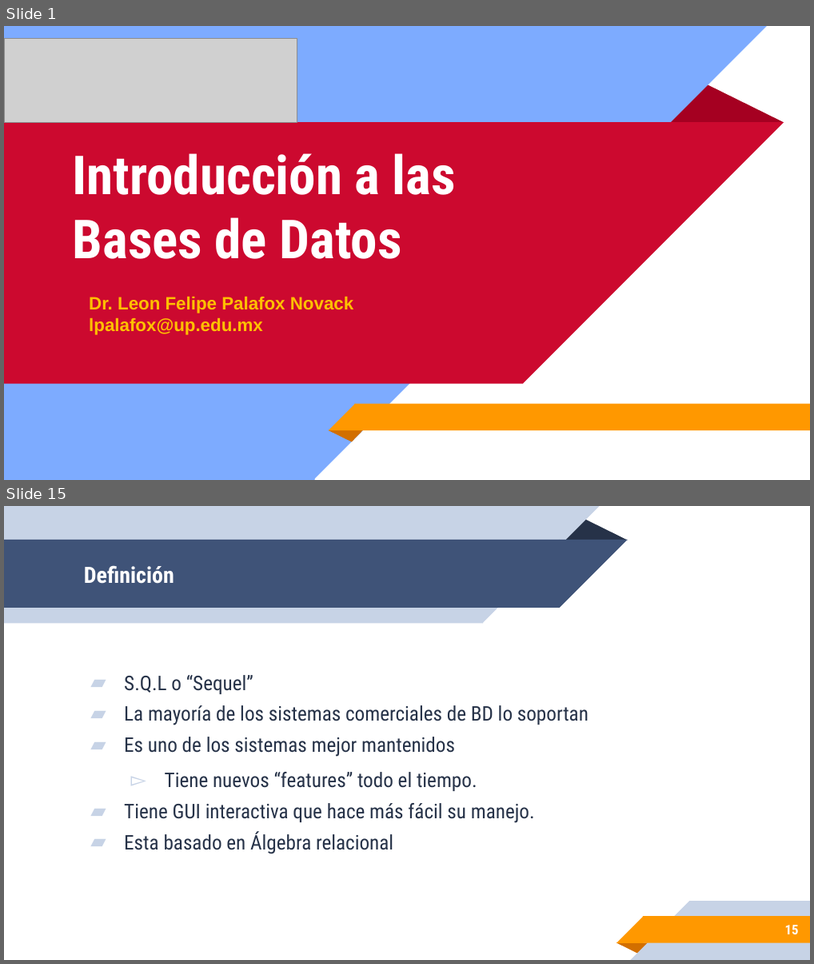
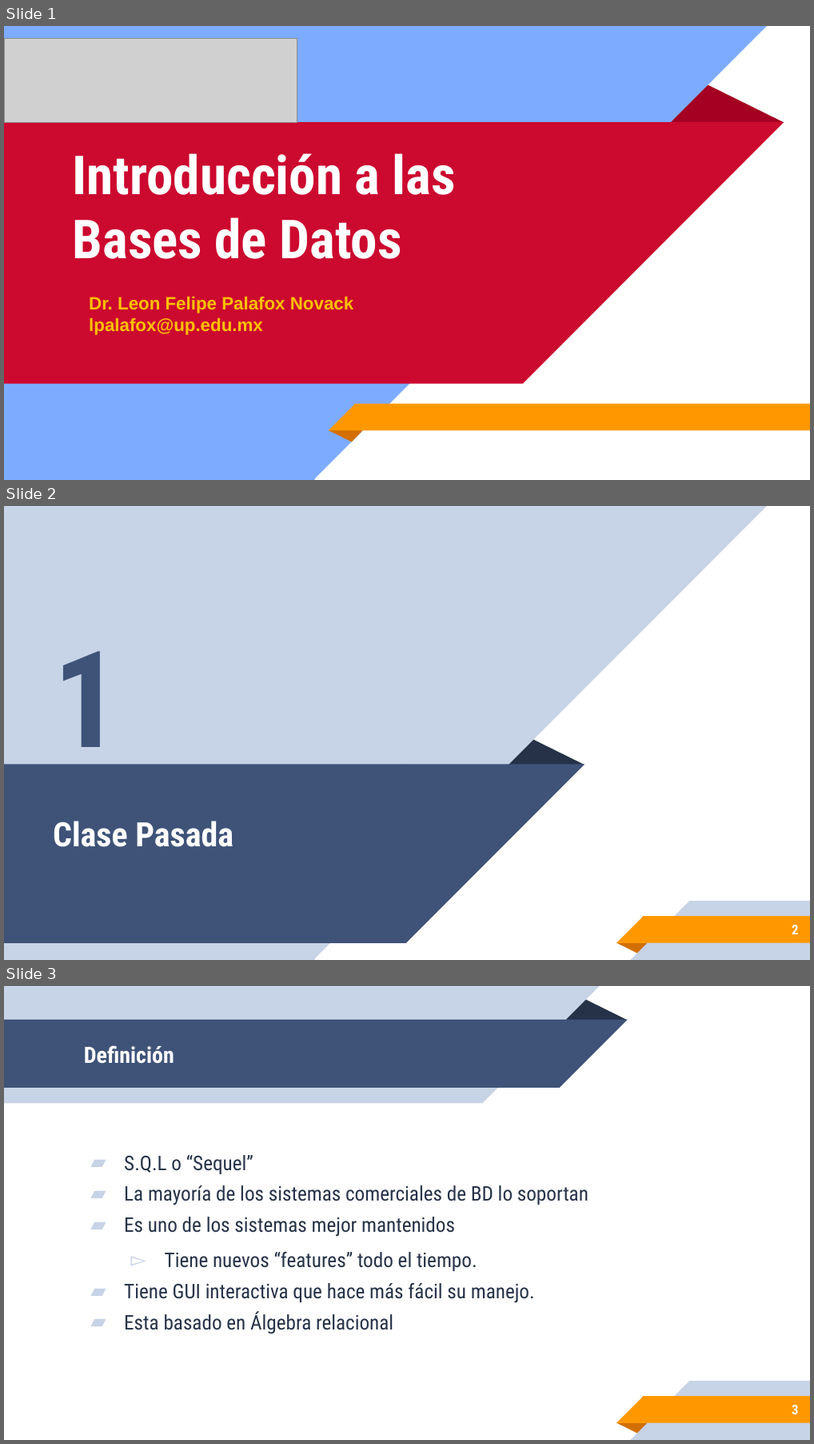
Before and after one commit to leonpalafox/dbclase, a slide deck: Slides/Clase_14_2018.pptx. Shown one above the other, each under a label of ours: slides 1 and 15 before the commit, slides 1, 2 and 3 after it; the slides between them are not shown. The pictures are 814x964 and 814x1444 pixels, drawn with LibreOffice and Linux fonts; fonts in the diff are those of the drawing; grey boxes stand for pictures; background and template pictures are left out. Boxes give left, top, right and bottom in pixels: in the first picture for what was removed or moved away, otherwise in the second. Text is boxed around its words. In the diff, an @@ line names an element or a change of style, - is before the commit and + after.

```diff
--- a/Slides/Clase_14_2018.pptx
+++ b/Slides/Clase_14_2018.pptx
@@ slide 2 added at (x1=4, y1=506, x2=810, y2=960), background #FFFFFF; not listed: 5 template elements that a slide beside it also shows @@
@@ rectangle added at (x1=4, y1=506, x2=314, y2=959), fill #C7D3E6 @@
@@ right triangle added at (x1=314, y1=506, x2=768, y2=958), fill #C7D3E6 @@
@@ text added at (x1=53, y1=651, x2=121, y2=778), 120 pt, text #3F5378, bold @@
+1
@@ triangle added at (x1=506, y1=738, x2=585, y2=764), fill #263248 @@
@@ rectangle added at (x1=4, y1=764, x2=406, y2=943), fill #3F5378 @@
@@ right triangle added at (x1=406, y1=764, x2=586, y2=943), fill #3F5378 @@
@@ title added at (x1=53, y1=820, x2=234, y2=847), 30 pt, text #FFFFFF, bold @@
+Clase Pasada
@@ page number added at (x1=792, y1=924, x2=798, y2=934), 12 pt, text #FFFFFF, bold @@
+2
@@ what was slide 15 is now slide 3 @@
@@ page number at (x1=792, y1=1404, x2=798, y2=1414): text changed @@
-15
+3
```
Also in this commit, not shown: 1 slide changed, 6 other slides added, 18 slides removed, 3 other files.
